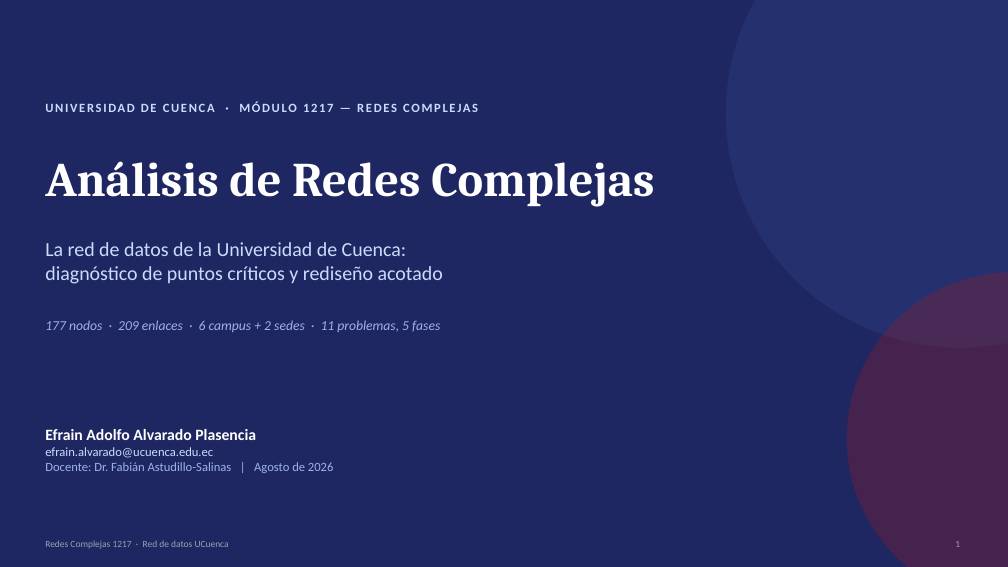
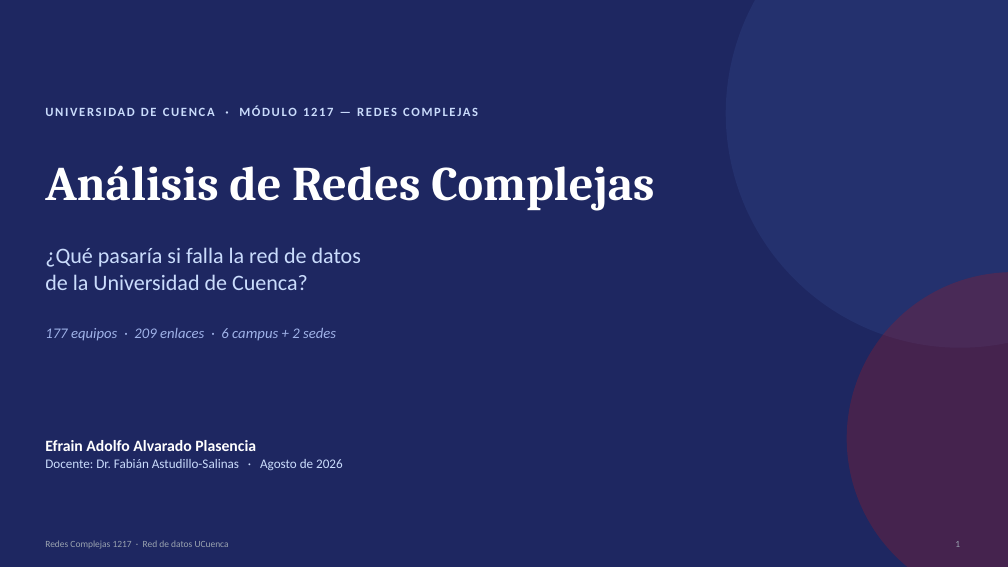
Before and after one commit to chino111160/redes-complejas-ucuenca, a slide deck: slide 1 of diapositivas/Presentacion_Redes_Complejas_RedUCuenca.pptx. Drawn at 1008x567 pixels with LibreOffice and Linux fonts; fonts in the diff are those of the drawing. Boxes give left, top, right and bottom in pixels: in the first picture for what was removed or moved away, otherwise in the second. Text is boxed around its words. In the diff, an @@ line names an element or a change of style, - is before the commit and + after.

```diff
--- a/diapositivas/Presentacion_Redes_Complejas_RedUCuenca.pptx
+++ b/diapositivas/Presentacion_Redes_Complejas_RedUCuenca.pptx
@@ text "UNIVERSIDAD DE CUENCA · MÓDULO ...": place and size @@
-text "UNIVERSIDAD DE CUENCA · MÓDULO ..." at (45, 101, 478, 112)
+text "UNIVERSIDAD DE CUENCA · MÓDULO ..." at (45, 105, 478, 116)
@@ text "Análisis de Redes Complejas": place and size @@
-text "Análisis de Redes Complejas" at (45, 161, 654, 207)
+text "Análisis de Redes Complejas" at (45, 165, 654, 211)
@@ text at (45, 247, 361, 290): text changed; size 19 to 21 pt @@
-La red de datos de la Universidad de Cuenca:
-diagnóstico de puntos críticos y rediseño acotado
+¿Qué pasaría si falla la red de datos
+de la Universidad de Cuenca?
@@ text at (45, 328, 336, 341): text changed; size 13 to 14 pt @@
-177 nodos · 209 enlaces · 6 campus + 2 sedes · 11 problemas, 5 fases
+177 equipos · 209 enlaces · 6 campus + 2 sedes
@@ text "Efrain Adolfo Alvarado Plasencia": place and size @@
-text "Efrain Adolfo Alvarado Plasencia" at (45, 429, 333, 473)
+text "Efrain Adolfo Alvarado Plasencia" at (45, 440, 343, 470)
@@ text at (45, 459, 343, 470): text changed; size 12 to 12.5 pt; text colour #9FB2E8 to #CADCFC @@
-efrain.alvarado@ucuenca.edu.ec
-Docente: Dr. Fabián Astudillo-Salinas | Agosto de 2026
+Docente: Dr. Fabián Astudillo-Salinas · Agosto de 2026
```
Also in this commit, not shown: 2 other slides changed, 12 slides added, 17 slides removed.
